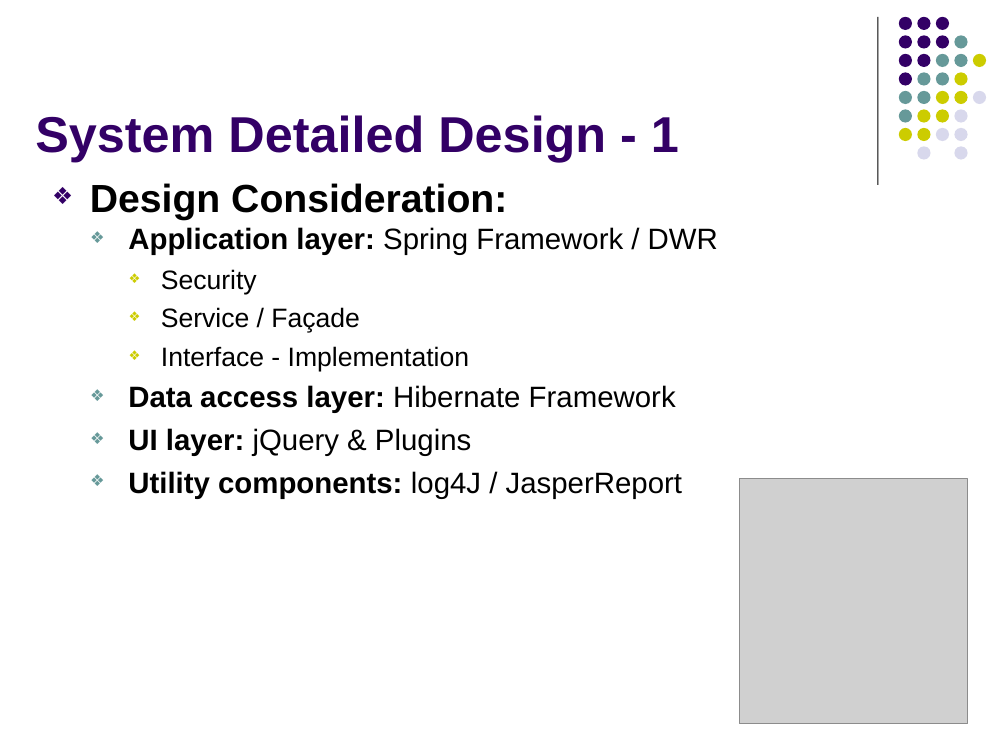
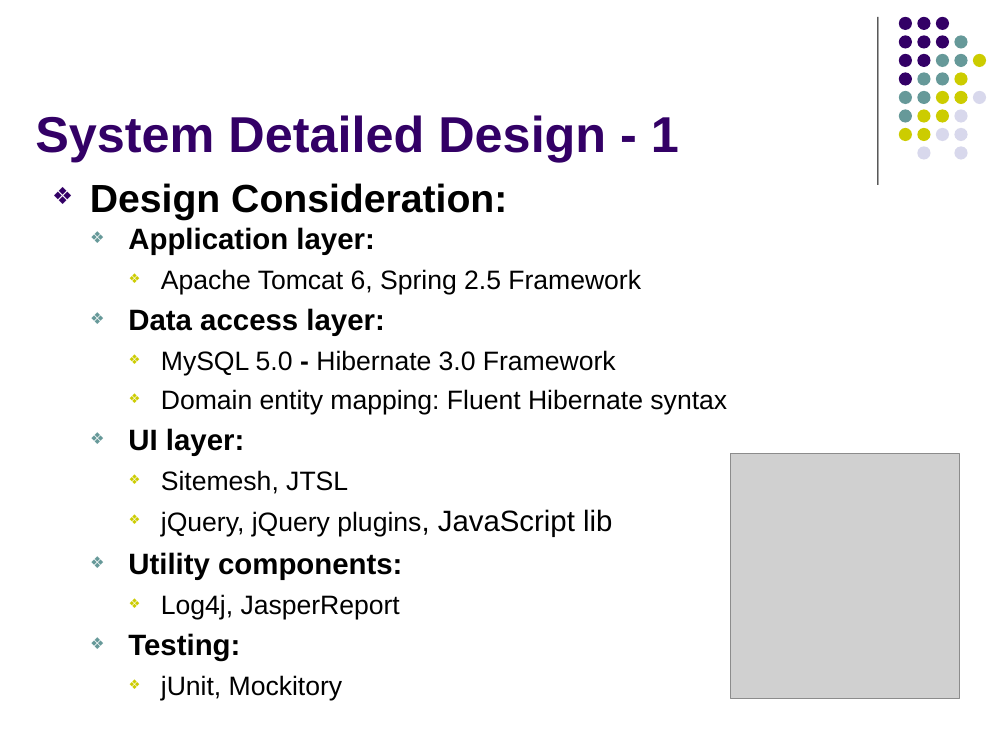
Before and after one commit to imireasa/mtech-se18-t08s, a slide deck: slide 8 of docs/W-9 Working Document/W-9.3 Presentation Slides/Phase 3/vms_presentation_3_v0.1.pptx (slide 9 before the commit). Drawn at 1008x756 pixels with LibreOffice and Linux fonts; fonts in the diff are those of the drawing; grey boxes stand for pictures. Boxes give left, top, right and bottom in pixels: in the first picture for what was removed or moved away, otherwise in the second. Text is boxed around its words. In the diff, an @@ line names an element or a change of style, - is before the commit and + after.

```diff
--- a/docs/W-9 Working Document/W-9.3 Presentation Slides/Phase 3/vms_presentation_3_v0.1.pptx
+++ b/docs/W-9 Working Document/W-9.3 Presentation Slides/Phase 3/vms_presentation_3_v0.1.pptx
@@ text at (128,227,727,700): text changed; size 21 to 19 pt @@
-  ❖ Application layer: Spring Framework / DWR
-    ❖ Security
-    ❖ Service / Façade
-    ❖ Interface - Implementation
-  ❖ Data access layer: Hibernate Framework
-  ❖ UI layer: jQuery & Plugins
-  ❖ Utility components: log4J / JasperReport
+  ❖ Application layer:
+    ❖ Apache Tomcat 6, Spring 2.5 Framework
+  ❖ Data access layer:
+    ❖ MySQL 5.0 - Hibernate 3.0 Framework
+    ❖ Domain entity mapping: Fluent Hibernate syntax
+  ❖ UI layer:
+    ❖ Sitemesh, JTSL
+    ❖ jQuery, jQuery plugins, JavaScript lib
+  ❖ Utility components:
+    ❖ Log4j, JasperReport
+  ❖ Testing:
+    ❖ jUnit, Mockitory
@@ picture: place and size @@
-picture at (739,479,968,724)
+picture at (731,454,960,699)
```
Also in this commit, not shown: 19 other slides changed, 7 slides added, 3 slides removed.
